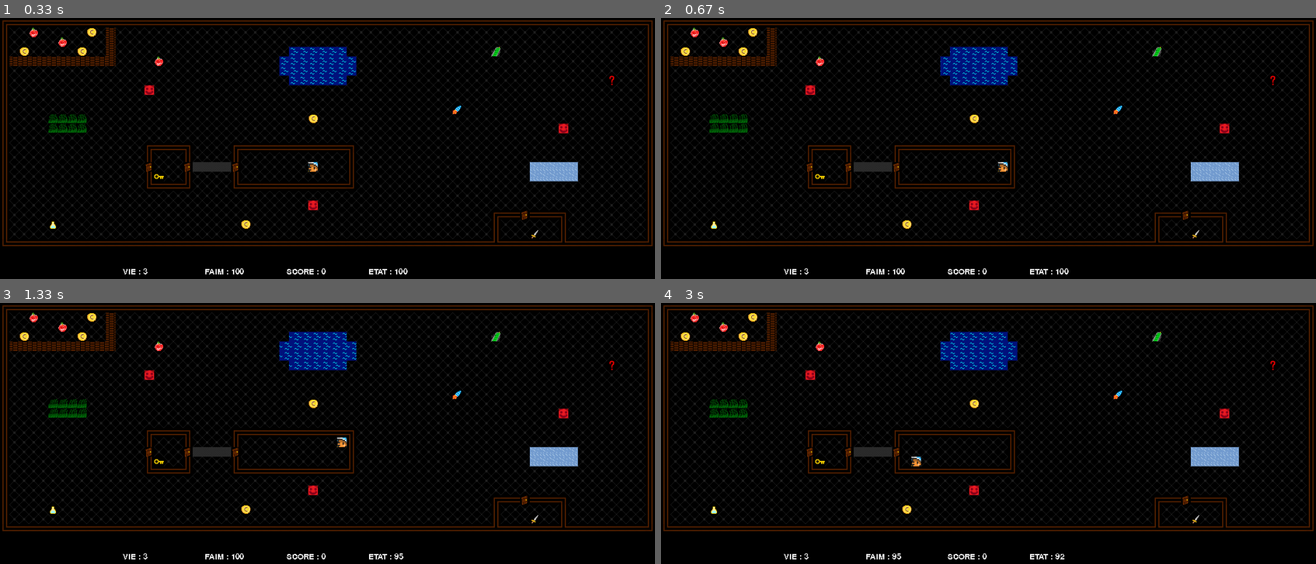
Above: before the commit, frames 1-4 (two rows, left to right).
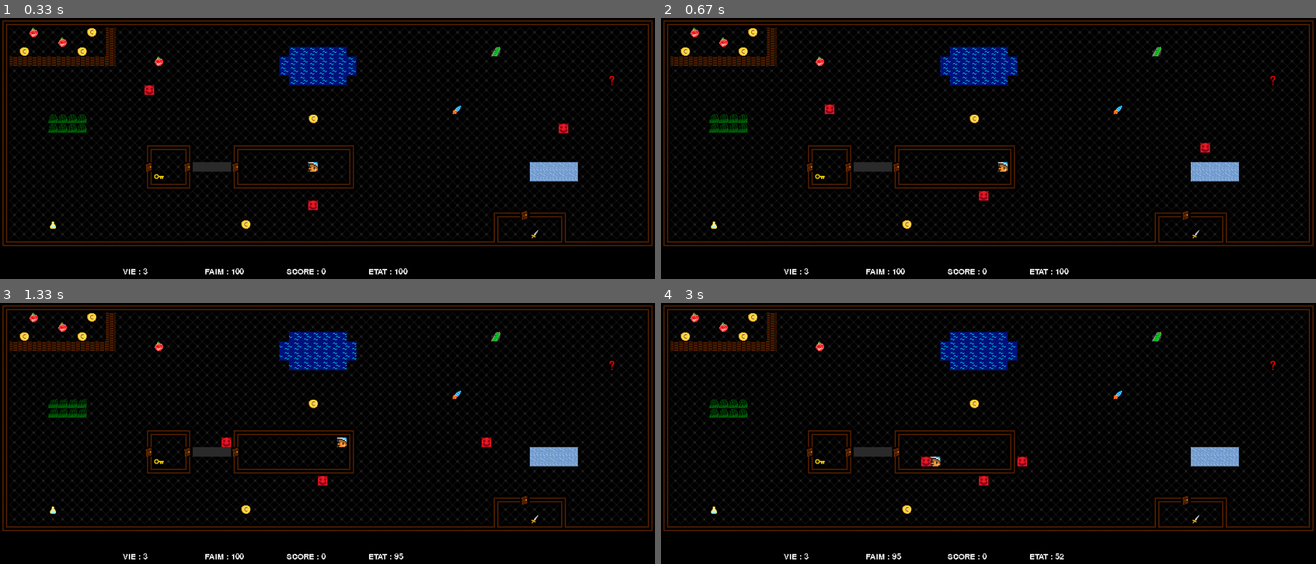
Above: after the commit, the same moments.

Repository: LouisJustinTALLOT/Hackathon-Bellon-Gstalter-Tallot
Game: pygame game, started from main.py
Same seed, same stepped clock (60 frames per second), same inputs: the game is played once before the commit and once after it.
Inputs:
- Up to frame 1 (0.33 s): no input
- Up to frame 2 (0.67 s): hold Right from 0.33 s (still down)
- Up to frame 3 (1.33 s): release Right at 0.8 s; hold Up 0.83-1.13 s; hold Right from 1.17 s (still down)
- Up to frame 4 (3 s): release Right at 1.63 s; hold Left 1.67-2.2 s; hold Down 2.23-2.53 s; hold Left 2.57-2.97 s

Frame 1 is identical in both runs. In frame 2, 0.4% of the frame differs, in the area x 22-87%, y 25-74%; in frame 3, 0.4%; in frame 4, 0.5%, in the area x 22-87%, y 25-99%.

Commit message:
Les monstres se déplacent vers le joueur :skull: :space_invader:
- déplacement des monstres selon des règles similaires au joueur (murs...)
- ils bougent quand le joueur bouge
- logique de déplacement à améliorer (remonter les couloirs...)

Diff:
--- a/main.py
+++ b/main.py
@@ -72,16 +72,17 @@
 condition = True
 ct = 0 #compteur pour les différents niveaux
 longueur = len(list_levels)
-mat, x0, y0 = game.init_level(list_levels, ct)
+mat, x0, y0, liste_monstres = game.init_level(list_levels, ct)
 perso = heros.Heros(x0, y0)
+# perso = heros.Monstre(x0, y0) # pour les tests
 while condition: #on évolue niveau par niveau
-    mat, x0, y0 = game.init_level(list_levels, ct)
+    mat, x0, y0, liste_monstres = game.init_level(list_levels, ct)
     perso.x, perso.y = x0, y0
     perso.x0, perso.y0 = x0, y0
 
     n, m = len(mat), len(mat[0])
     screen = display.init(m, n)
-    p = game.play_game(screen, perso, mat, images)
+    p = game.play_game(screen, perso, mat, images, liste_monstres)
 
     if p == 0: #game_over
         display.gagne_ou_perdu(screen, messages, 0, perso)
--- a/src/game.py
+++ b/src/game.py
@@ -13,11 +13,20 @@
     mat = level.matrice_niveau
     bool_matrice = np.ones((len(mat), len(mat[0])))
     x0, y0 = level.depart_heros_x, level.depart_heros_y
-    return [mat, x0, y0]
+    liste_monstres = []
+    n, m = len(mat), len(mat[0])
+    # n hauteur, m longueur
+    for i in range(n):
+        for j in range(m):
+            if mat[i][j] == 5 : # on pourra étendre
+                liste_monstres.append(heros.Monstre(j, i))
 
-def play_game(screen, perso:heros.Heros, mat, images):
+    return mat, x0, y0, liste_monstres
+
+def play_game(screen, perso:heros.Heros, mat, images, liste_monstres=[]):
+
     running = True
-    has_changed = True
+    has_changed = False
     compteur = 0
     delta_t = 100
     increment_aleatoire = 0
@@ -30,22 +39,22 @@
 
         if list_pressed[pg.K_UP]:
             has_changed = True
-            perso.deplacement((0,-1), mat)
+            perso.deplacement((0,-1), mat, liste_monstres)
             compteur += 1
 
         if list_pressed[pg.K_DOWN]:
             has_changed = True
-            perso.deplacement((0,1), mat)
+            perso.deplacement((0,1), mat, liste_monstres)
             compteur += 1
 
         if list_pressed[pg.K_RIGHT]:
             has_changed = True
-            perso.deplacement((1,0), mat)
+            perso.deplacement((1,0), mat, liste_monstres)
             compteur += 1
 
         if list_pressed[pg.K_LEFT]:
             has_changed = True
-            perso.deplacement((-1,0), mat)
+            perso.deplacement((-1,0), mat, liste_monstres)
             compteur += 1
 
 
@@ -97,9 +106,11 @@
         pg.time.wait(delta_t//perso.fusee)
 
         if has_changed:
-            # display.affichage(screen, mat, images, perso)
             has_changed = False
-            # pg.display.update()
+            # puis on déplace les monstres
+            monstre : heros.Monstre
+            for monstre in liste_monstres :
+                monstre.deplace_vers_heros(mat, perso)
 
         if perso.escalier:
             perso.escalier = False
--- a/src/heros.py
+++ b/src/heros.py
@@ -26,7 +26,7 @@
         self.argent = 0
         self.precedent = 0
 
-    def deplacement(self, direction, matrice):
+    def deplacement(self, direction, matrice, liste_monstres):
         x = self.x
         y = self.y
         x += direction[0]
@@ -77,9 +77,14 @@
             self.score += 5
 
         elif prochain == 5:   # monstre
+            monstre : Monstre
+            for i, monstre in enumerate(liste_monstres):
+                if (monstre.x, monstre.y) == (x, y):
+                    break
             if self.epee:
                 matrice[y][x] = 0
                 self.score += 30
+                liste_monstres[i].vie = 0
             else:
                 self.etat -= 20
 
@@ -195,7 +200,10 @@
 
         prochain = matrice[y][x]
 
-        if prochain in [2, 10, 11, 12, 13, 14, 15, 16, 17, 18, 19, 48]:     # mur
+        if not self.vie:
+            return
+
+        elif prochain in [2, 10, 11, 12, 13, 14, 15, 16, 17, 18, 19, 48]:     # mur
             # self.etat -= 1
             pass # monstres immortels
 
@@ -330,3 +338,21 @@
                     self.x, self.y = x, y
                     self.precedent = prochain
                 matrice[self.y][self.x] = 5
+
+    def deplace_vers_heros(self,matrice, heros:Heros):
+        # on a x, y du heros
+        # on détermine vers où il est par rapport à nous
+        # et on bouge dans cette direction
+        delta_x = -(self.x-heros.x)
+        delta_y = -(self.y-heros.y)
+
+        if delta_x:
+            dep_x = delta_x//abs(delta_x)
+        else:
+            dep_x = 0
+
+        if delta_y:
+            dep_y = delta_y//abs(delta_y)
+        else:
+            dep_y = 0
+        self.deplacement((dep_x, dep_y), matrice)
